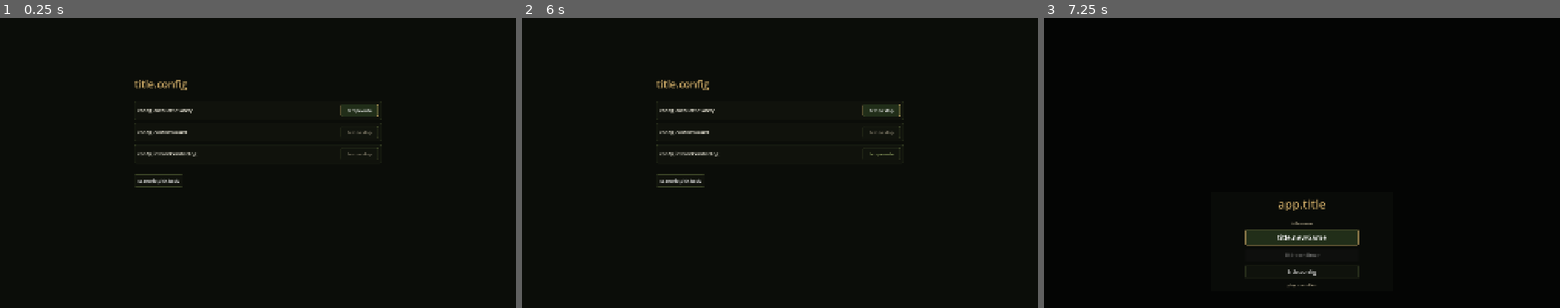
Above: before the commit, frames 1-3 (left to right).
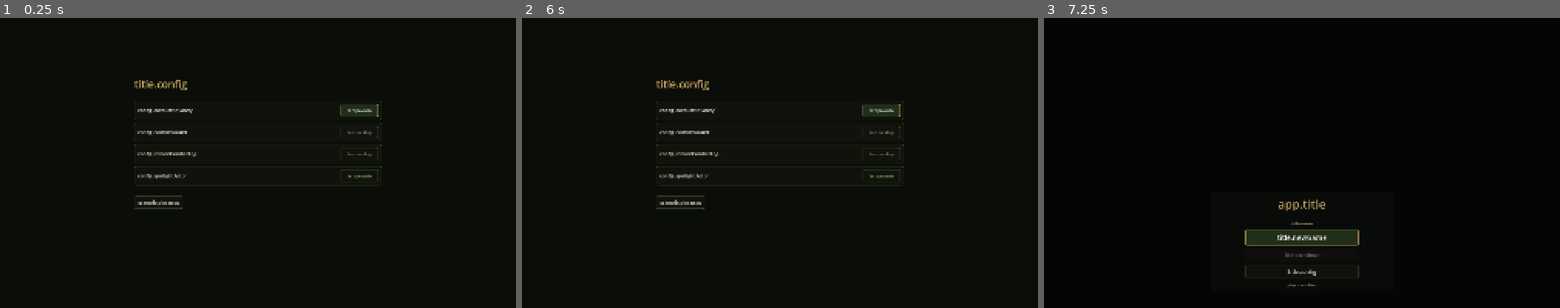
Above: after the commit, the same moments.

Repository: kino-6/black-stela
Game: Godot game, scene res://scenes/config.tscn
Two runs of this game, one before a commit and one after it. Both use one fixed random seed, a clock stepped at 60 frames per second and the inputs below. This scene is started directly instead of the project's main scene.
Inputs:
- Up to frame 1 (0.25 s): no input
- Up to frame 2 (6 s): click "tempo.auto" at 0.5 s; click "tempo.stop" at 1.25 s; click "tempo.stop" at 2 s; click "tempo.auto" at 2.75 s; click "tempo.stop" at 3.5 s; click "tempo.auto" at 4.25 s; click "tempo.auto" at 5 s; click "tempo.stop" at 5.75 s
- Up to frame 3 (7.25 s): click "scenario.pick.back" at 6.5 s

The runs differ from the first frame. In frame 1, 0.5% of the frame differs, in the area x 26-74%, y 51-66%; in frame 2, 0.6%, in the area x 26-74%, y 31-66%; in frame 3, nothing differs.

Commit message:
feat(config): #14 (half) — spotlightActor preference + Codex visual-lane handoff
The player asked to feature the acting character during command select, "表示ON/OFF可".
This ships the ON/OFF half in the existing settings screen (config_panel.gd), decoupled
from combat.gd so it does not collide with Codex's active combat art:
- new toggle `spotlightActor` (default ON, persisted to user://config.json)
- accessor ConfigPanel.spotlight_actor() for combat.gd to read
- i18n config.spotlightActor (ja/en)
Locked by verify_config_prefs.gd (gate:prefs, wired into gate:migration → 22 checks).

The render half (feature the portrait) + #9/#15/#21 stay Codex's visual lane; instructions
in docs/handoffs/2026-07-25-claude-to-codex-visual-lane.md, with the Claude/Codex seam
spelled out so we don't repeat the parallel-uncommitted-edit collision.

Co-Authored-By: Claude Opus 4.8 <noreply@anthropic.com>

Diff:
--- a/godot/scripts/config_panel.gd
+++ b/godot/scripts/config_panel.gd
@@ -17,8 +17,16 @@
 const TOGGLES := [
 	{"key": "autoBattleSafety", "label": "config.autoBattleSafety", "default": true},
 	{"key": "confirmRound", "label": "config.confirmRound", "default": false},
-	{"key": "instantCombatLog", "label": "config.instantCombatLog", "default": false}
+	{"key": "instantCombatLog", "label": "config.instantCombatLog", "default": false},
+	# #14 — feature the acting character during command select. Default ON; a player who wants the
+	# creatures unobstructed turns it off. The combat screen reads this via ConfigPanel.load_settings().
+	{"key": "spotlightActor", "label": "config.spotlightActor", "default": true}
 ]
+
+## The #14 preference, read wherever the fight is drawn: whether to feature the acting character's portrait
+## during command selection. One accessor so combat.gd never re-derives the default or the storage key.
+static func spotlight_actor() -> bool:
+	return bool(load_settings().get("spotlightActor", true))
 
 static func load_settings() -> Dictionary:
 	var out := {}
--- /dev/null
+++ b/godot/tests/verify_config_prefs.gd
@@ -0,0 +1,52 @@
+extends SceneTree
+## gate:prefs — the play-affecting settings must persist and expose #14's spotlight preference. The combat
+## screen reads ConfigPanel.spotlight_actor() to decide whether to feature the acting character during
+## command select; this locks that the toggle exists, defaults ON, survives a save/load round-trip, and is
+## rendered (by its localized label) in the settings body a controller can reach.
+## Run: godot --headless --path godot/ --script res://tests/verify_config_prefs.gd
+
+const ConfigPanel := preload("res://scripts/config_panel.gd")
+const I18n := preload("res://scripts/i18n.gd")
+
+var _fail := 0
+
+func _initialize() -> void:
+	# Default ON — a fresh player sees the acting character featured until they opt out.
+	var settings := ConfigPanel.load_settings()
+	_check(bool(settings.get("spotlightActor", false)) == true, "spotlightActor defaults ON")
+	_check(ConfigPanel.spotlight_actor() == true, "the spotlight_actor() accessor reports the default")
+
+	# Round-trip: turning it off persists and reloads OFF (the whole point of a preference).
+	settings["spotlightActor"] = false
+	ConfigPanel.save_settings(settings)
+	_check(ConfigPanel.spotlight_actor() == false, "turning the spotlight off persists and reloads")
+	# Restore the default so a dev machine is not left with the toggle stuck off.
+	settings["spotlightActor"] = true
+	ConfigPanel.save_settings(settings)
+
+	# The toggle is actually on the settings screen (localized label present), reachable by controller.
+	var built: Dictionary = ConfigPanel.build(ConfigPanel.load_settings(), func(): pass, true)
+	var text := _all_text(built["control"])
+	_check(text.contains(I18n.t("config.spotlightActor")), "the spotlight toggle is rendered on the settings screen")
+	_check(built["first"] is Button, "the settings screen hands the cursor a focusable control")
+
+	print("[config-prefs] %s (%d failures)" % ["PASS" if _fail == 0 else "FAIL", _fail])
+	quit(_fail)
+
+func _all_text(node: Node) -> String:
+	var out := ""
+	if node is Label:
+		out += (node as Label).text + "\n"
+	elif node is Button:
+		out += (node as Button).text + "\n"
+	for child in node.get_children():
+		out += _all_text(child)
+	return out
+
+func _check(ok: bool, label: String) -> void:
+	if ok:
+		print("[config-prefs] ok: %s" % label)
+	else:
+		push_error("[config-prefs] FAIL: %s" % label)
+		print("[config-prefs] FAIL: %s" % label)
+		_fail += 1
Not shown, added: docs/handoffs/2026-07-25-claude-to-codex-visual-lane.md
Not shown, changed: package.json
Not shown, changed: src/i18n/en.ts
Not shown, changed: src/i18n/ja.ts
